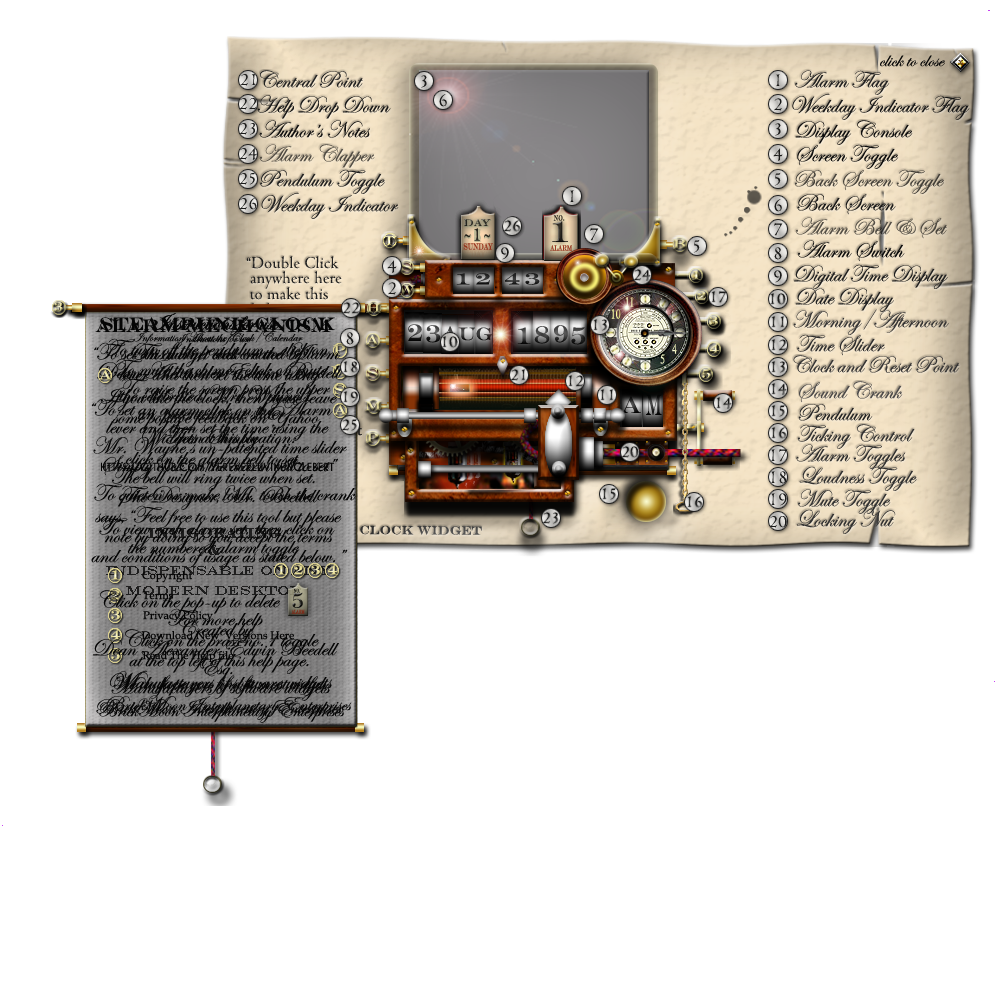
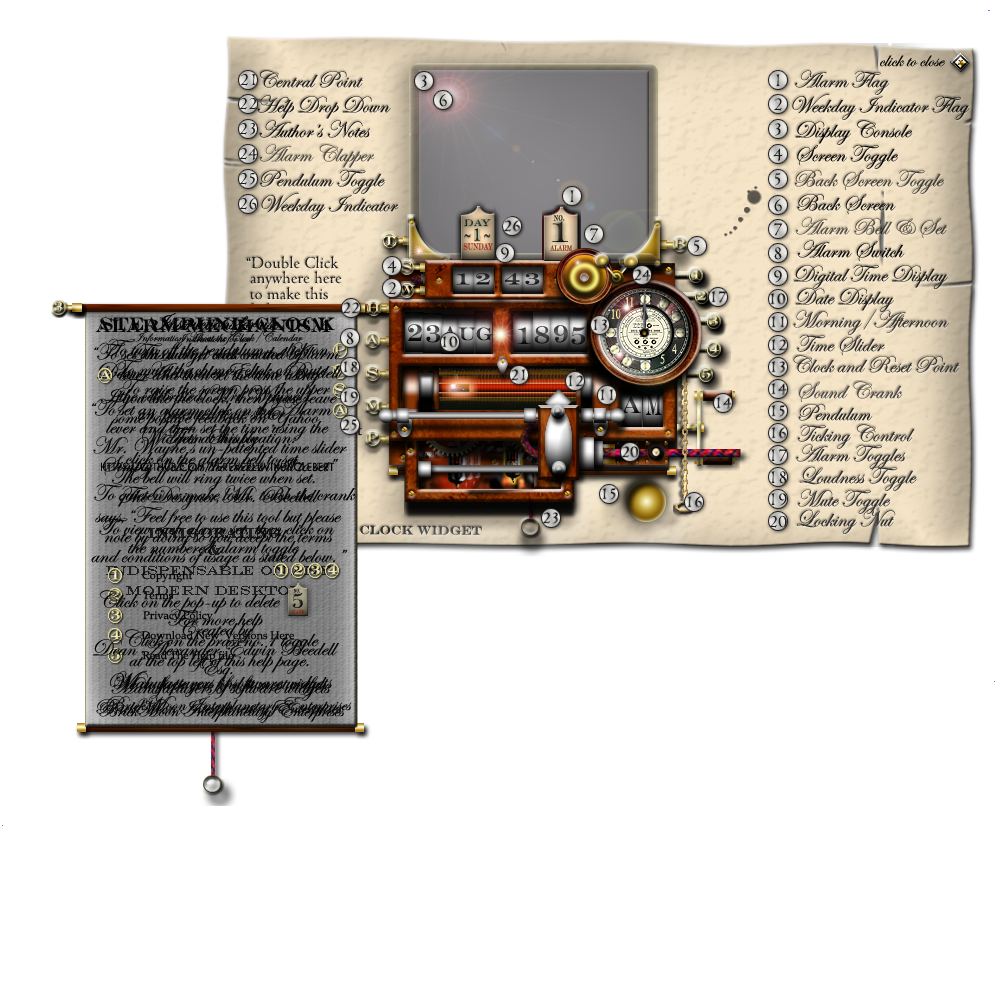
Before/after of a 1000×1000 layered artwork. What changed in the layer stack:
painted on "hole" over [640, 328, 649, 337]
moved "hourhand" above "secondhand", painted on it over [640, 303, 675, 337]
painted on "secondhand" over [640, 292, 686, 338]
painted on "minutehand" over [640, 292, 686, 338]
removed layer "secondhand2" over [640, 328, 686, 337]
